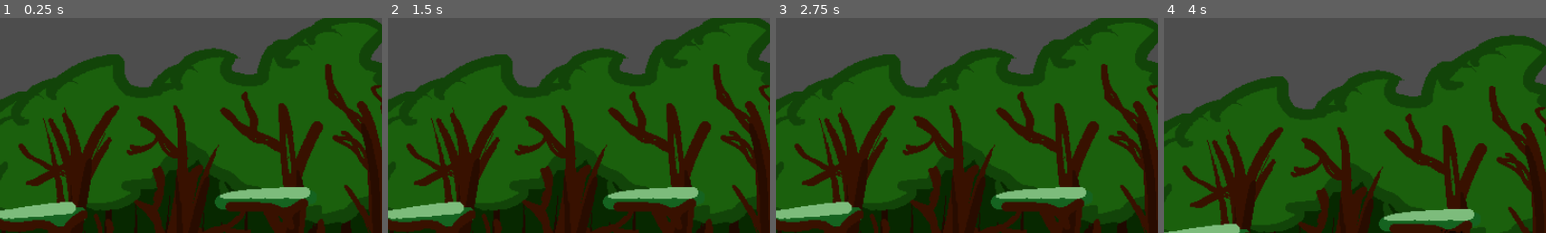
Above: before the commit, frames 1-4 (left to right).
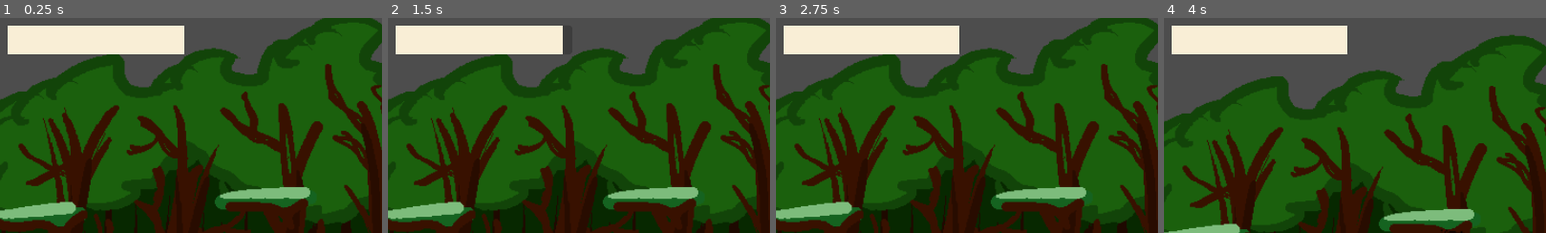
Above: after the commit, the same moments.

Repository: steve8D/Team12GameDev
Game: Godot game, scene res://assets/scenes/demos/inventory/inventory_demo.tscn
Two runs of this game, one before a commit and one after it. Both use one fixed random seed, a clock stepped at 60 frames per second and the inputs below. This scene is started directly instead of the project's main scene.
Inputs:
- Up to frame 1 (0.25 s): no input
- Up to frame 2 (1.5 s): tap Enter at 0.5 s; hold E (pick_up_item) 0.53-1.28 s; hold D (move_right) from 0.53 s (still down); tap W (jump_up) at 0.77 s; tap 2 (use_slot2) at 0.8, 1.35 s
- Up to frame 3 (2.75 s): tap W (jump_up) at 1.52 s; tap 3 (use_slot3) at 1.55, 2.1 s; release D (move_right) at 2.03 s; hold A (move_left) from 2.03 s (still down); tap 4 (use_slot4) at 2.3 s
- Up to frame 4 (4 s): release A (move_left) at 2.78 s; hold D (move_right) from 2.78 s (still down); tap 4 (use_slot4) at 2.85 s; tap W (jump_up) at 3.02, 3.77 s; tap E (pick_up_item) at 3.05 s; tap Space (close_dialogue) at 3.6 s; tap 2 (use_slot2) at 3.8 s
The pictures show only the part of the screen within x 1-51%, y 2-52%; the shares and areas given below are measured in that part.

The runs differ from the first frame. In frame 1, 6.2% of the frame differs, in the area x 2-49%, y 3-17%; in frame 2, 5.8%; in frame 3, 6.1%; in frame 4, 6.1%.

Commit message:
Completed inventory_demo scene to show how inventory is implemented in the game

Diff:
--- a/assets/scenes/demos/inventory/inventory_demo.tscn
+++ b/assets/scenes/demos/inventory/inventory_demo.tscn
@@ -1,7 +1,8 @@
-[gd_scene load_steps=5 format=3 uid="uid://d2ef1t13ehhvo"]
+[gd_scene load_steps=6 format=3 uid="uid://d2ef1t13ehhvo"]
 
 [ext_resource type="PackedScene" uid="uid://ch7xo0dpl8e8x" path="res://assets/scenes/gameplay/prologue_background.tscn" id="1_m8d0f"]
 [ext_resource type="PackedScene" uid="uid://bhe8p5ocxdjso" path="res://assets/scenes/gameplay/inventory.tscn" id="2_q3mkv"]
+[ext_resource type="PackedScene" uid="uid://bdpbh55ppipts" path="res://assets/scenes/gameplay/stamina_bar.tscn" id="2_u485a"]
 [ext_resource type="PackedScene" uid="uid://bsrxicjxex5nc" path="res://assets/scenes/gameplay/player.tscn" id="3_ulbts"]
 [ext_resource type="PackedScene" uid="uid://ckcjrr7wrj4hw" path="res://assets/scenes/demos/inventory/example_item.tscn" id="4_6qhy1"]
 
@@ -10,6 +11,8 @@
 [node name="ParallaxBackground" parent="." instance=ExtResource("1_m8d0f")]
 
 [node name="CanvasLayer" type="CanvasLayer" parent="."]
+
+[node name="StaminaBar" parent="CanvasLayer" instance=ExtResource("2_u485a")]
 
 [node name="Inventory HUD" parent="CanvasLayer" instance=ExtResource("2_q3mkv")]
 offset_left = -1162.0
@@ -47,6 +50,7 @@
 [connection signal="itemPickedUp" from="CanvasLayer/Inventory HUD" to="Item4" method="_on_inventory_hud_item_picked_up"]
 [connection signal="itemPickedUp" from="CanvasLayer/Inventory HUD" to="Item5" method="_on_inventory_hud_item_picked_up"]
 [connection signal="playerStaminaIncreased" from="player" to="CanvasLayer/Inventory HUD" method="_on_player_player_stamina_increased"]
+[connection signal="staminaValue" from="player" to="CanvasLayer/StaminaBar" method="updateStaminaUI"]
 [connection signal="itemPickedUp" from="Item" to="CanvasLayer/Inventory HUD" method="_on_item_item_picked_up"]
 [connection signal="itemPickedUp" from="Item2" to="CanvasLayer/Inventory HUD" method="_on_item_item_picked_up"]
 [connection signal="itemPickedUp" from="Item3" to="CanvasLayer/Inventory HUD" method="_on_item_item_picked_up"]
--- a/assets/scenes/demos/inventory/item.gd
+++ b/assets/scenes/demos/inventory/item.gd
@@ -8,7 +8,7 @@
 func _process(delta):
 	if Input.is_action_pressed("pick_up_item") and itemIsInRange and is_visible():
 		itemPickedUp.emit(itemName)
-		# handle inventory full
+		# handle what happens when inventory is full in the future
 		hide()
 
 func _on_body_entered(body):
@@ -16,6 +16,3 @@
 
 func _on_body_exited(body):
 	itemIsInRange = false
-
-#func _on_inventory_hud_item_picked_up():
-#	hide()
--- /dev/null
+++ b/assets/scenes/gameplay/stamina_bar.tscn
@@ -0,0 +1,16 @@
+[gd_scene load_steps=3 format=3 uid="uid://bdpbh55ppipts"]
+
+[ext_resource type="Script" path="res://scripts/gameplay/StaminaBar.gd" id="1_opfyv"]
+
+[sub_resource type="StyleBoxFlat" id="StyleBoxFlat_fmg0r"]
+bg_color = Color(0.976471, 0.933333, 0.839216, 1)
+
+[node name="StaminaBar" type="ProgressBar"]
+offset_left = 27.0
+offset_top = 24.0
+offset_right = 294.0
+offset_bottom = 68.0
+theme_override_styles/fill = SubResource("StyleBoxFlat_fmg0r")
+value = 20.0
+show_percentage = false
+script = ExtResource("1_opfyv")
--- a/assets/scenes/prologue.tscn
+++ b/assets/scenes/prologue.tscn
@@ -8,7 +8,7 @@
 [ext_resource type="SpriteFrames" uid="uid://mscqk7s1lcso" path="res://assets/sprites/player/farren.tres" id="4_6rubt"]
 [ext_resource type="Script" path="res://scripts/scene/TooltipLabel.gd" id="5_0jfxi"]
 [ext_resource type="PackedScene" uid="uid://civnl8y32q1la" path="res://assets/scenes/gameplay/dialogue-box.tscn" id="5_hu444"]
-[ext_resource type="Script" path="res://scripts/gameplay/StaminaBar.gd" id="6_pyji4"]
+[ext_resource type="PackedScene" uid="uid://bdpbh55ppipts" path="res://assets/scenes/gameplay/stamina_bar.tscn" id="9_3ppvt"]
 [ext_resource type="PackedScene" uid="uid://bhe8p5ocxdjso" path="res://assets/scenes/gameplay/inventory.tscn" id="10_ogjhq"]
 
 [sub_resource type="AnimationLibrary" id="AnimationLibrary_epvd2"]
@@ -22,9 +22,6 @@
 
 [sub_resource type="RectangleShape2D" id="RectangleShape2D_31fx1"]
 size = Vector2(150.75, 143)
-
-[sub_resource type="StyleBoxFlat" id="StyleBoxFlat_fmg0r"]
-bg_color = Color(0.976471, 0.933333, 0.839216, 1)
 
 [node name="Game" type="Node2D"]
 position = Vector2(444, -2)
@@ -96,15 +93,7 @@
 
 [node name="Player Hud" type="CanvasLayer" parent="."]
 
-[node name="StaminaBar" type="ProgressBar" parent="Player Hud"]
-offset_left = 27.0
-offset_top = 24.0
-offset_right = 294.0
-offset_bottom = 68.0
-theme_override_styles/fill = SubResource("StyleBoxFlat_fmg0r")
-value = 20.0
-show_percentage = false
-script = ExtResource("6_pyji4")
+[node name="StaminaBar" parent="Player Hud" instance=ExtResource("9_3ppvt")]
 
 [node name="Quest" type="Label" parent="Player Hud"]
 visible = false
@@ -122,3 +111,4 @@
 offset_right = 30.0
 
 [connection signal="body_entered" from="ToolTip2 Collider Area" to="ToolTip2 Collider Area/Tooltip2" method="_on_area_2d_body_entered"]
+[connection signal="itemConsumed" from="Player Hud/Inventory" to="player" method="_on_inventory_hud_item_consumed"]
--- a/scripts/gameplay/inventory.gd
+++ b/scripts/gameplay/inventory.gd
@@ -1,6 +1,6 @@
 extends Control
 
-# The inventory Slots store the scripts of the item
+# The inventory Slots store the scripts of the item, see lookUpItemType()
 @onready var inventorySlots = {1: null, 2: null, 3: null, 4: null}
 var consuming_slot = 0
 signal itemPickedUp(item)
@@ -11,6 +11,18 @@
 		if inventorySlots[1] != null:
 			consuming_slot = 1
 			itemConsumed.emit(inventorySlots[1])
+	elif Input.is_action_just_pressed("use_slot2"):
+		if inventorySlots[2] != null:
+			consuming_slot = 2
+			itemConsumed.emit(inventorySlots[2])
+	elif Input.is_action_just_pressed("use_slot3"):
+		if inventorySlots[3] != null:
+			consuming_slot = 3
+			itemConsumed.emit(inventorySlots[3])
+	elif Input.is_action_just_pressed("use_slot4"):
+		if inventorySlots[4] != null:
+			consuming_slot = 4
+			itemConsumed.emit(inventorySlots[4])
 
 func isInventoryFull():
 	for i in inventorySlots:
@@ -20,6 +32,7 @@
 
 func lookUpItemType(itemName):
 	var info
+	# this function will grow as we add more item, consider adding a class to handle this
 	if itemName == "Mana Potion":
 		info = load("res://scripts/gameplay/ManaPotion.gd")
 	return info
@@ -34,13 +47,11 @@
 func _on_item_item_picked_up(itemName):
 	var availableSlot = isInventoryFull()
 	if availableSlot != 0:
-		# itemPickedUp.emit()
 		var item = lookUpItemType(itemName)
 		addItemToInventory(availableSlot, item)
 
 
 func _on_player_player_stamina_increased():
-	# Handle logic
 	inventorySlots[consuming_slot] = null
 	var slotPath = "Slot%s/InventoryIcon" %consuming_slot
 	var icon = get_node(slotPath)
--- a/scripts/gameplay/player_movement.gd
+++ b/scripts/gameplay/player_movement.gd
@@ -18,8 +18,8 @@
 var stamina = 100
 var sprinting = false
 var state = MOVE_SET.STANDING
-signal staminaValue(value)
-signal playerStaminaIncreased()
+signal staminaValue(value) # connects to StaminaBar HUD
+signal playerStaminaIncreased() # connects to Inventory HUD
 var gravity = ProjectSettings.get_setting("physics/2d/default_gravity")
 @onready var _animation_player = $AnimatedSprite2D
 
Not shown: 1 places in assets/scenes/prologue.tscn that only renumber resources
Not shown, added: assets/scenes/demos/dialogue/README.md
Not shown, added: assets/scenes/demos/inventory/README.md
